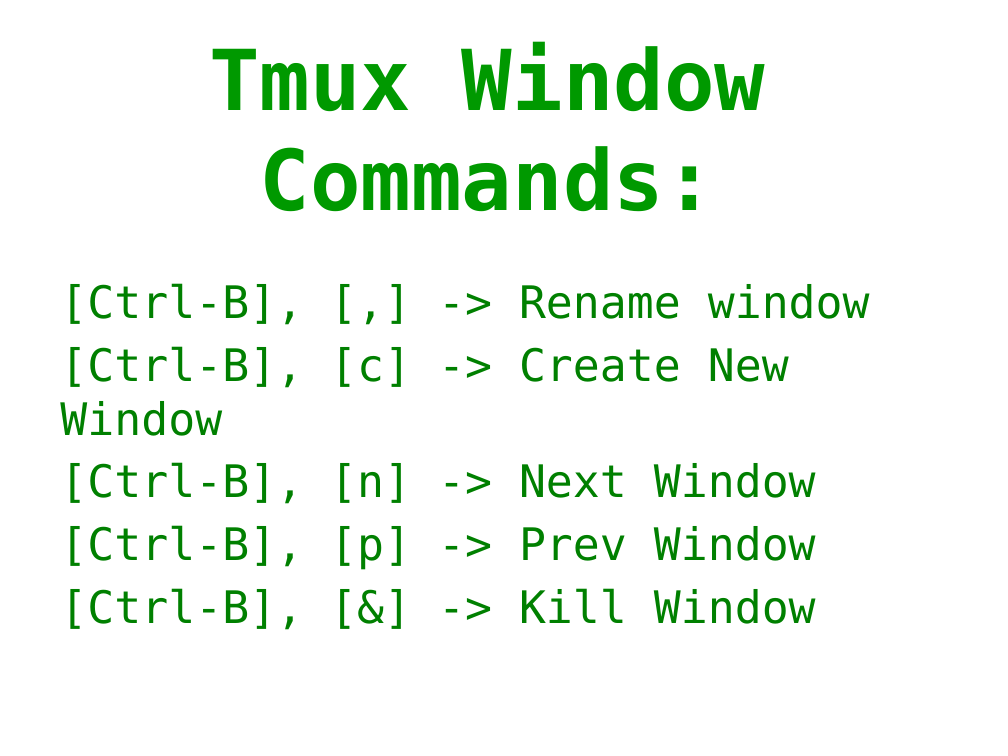
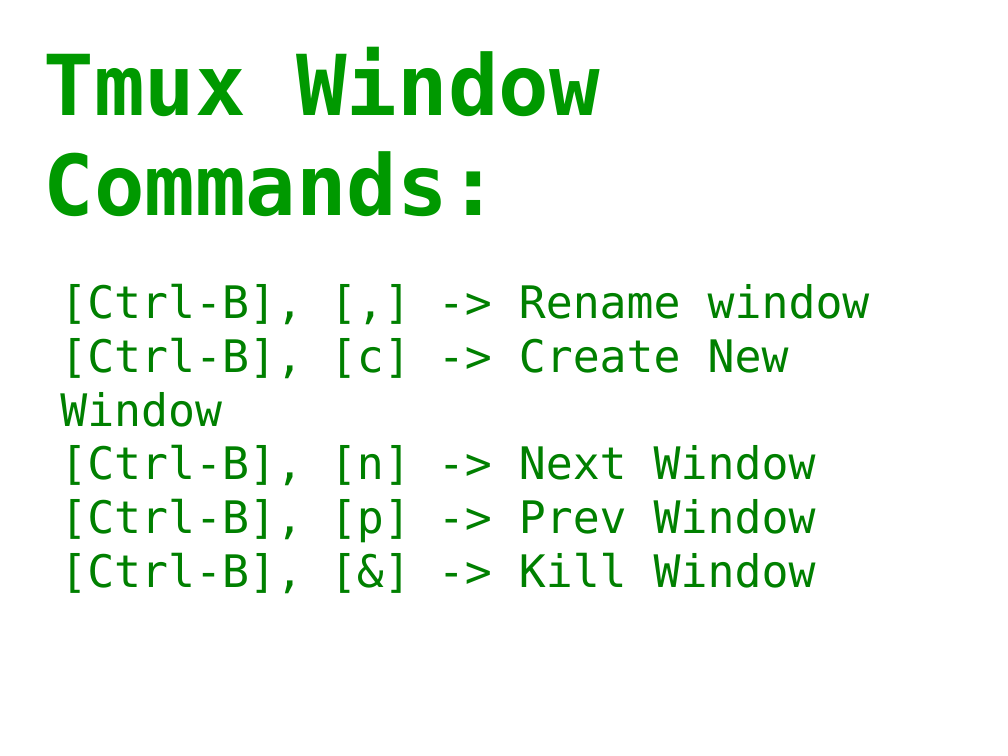
Before and after one commit to orlandoc01/presentation, a slide deck: slide 4 of Presentation1.pptx. Drawn at 1008x756 pixels with LibreOffice and Linux fonts; fonts in the diff are those of the drawing; background and template pictures are left out. Boxes give left, top, right and bottom in pixels: in the first picture for what was removed or moved away, otherwise in the second. Text is boxed around its words. In the diff, an @@ line names an element or a change of style, - is before the commit and + after.

```diff
--- a/Presentation1.pptx
+++ b/Presentation1.pptx
@@ text "Tmux Window Commands:" at bbox=[43, 46, 599, 217]: alignment centre to left @@
@@ text "[Ctrl-B], [,] -> Rename window" at bbox=[60, 283, 870, 594]: less space between paragraphs @@
```
Also in this commit, not shown: 4 other slides changed.
